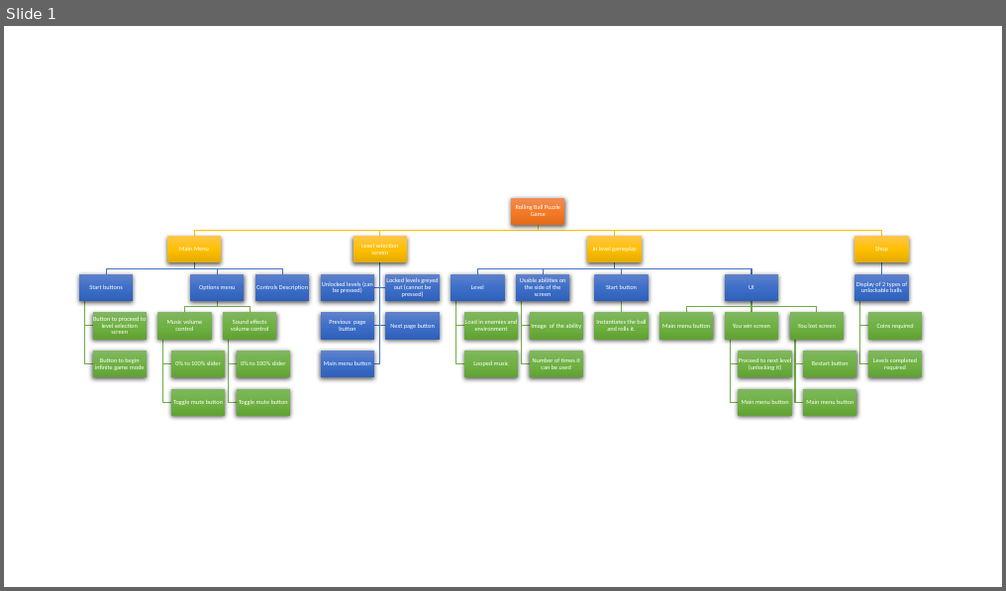
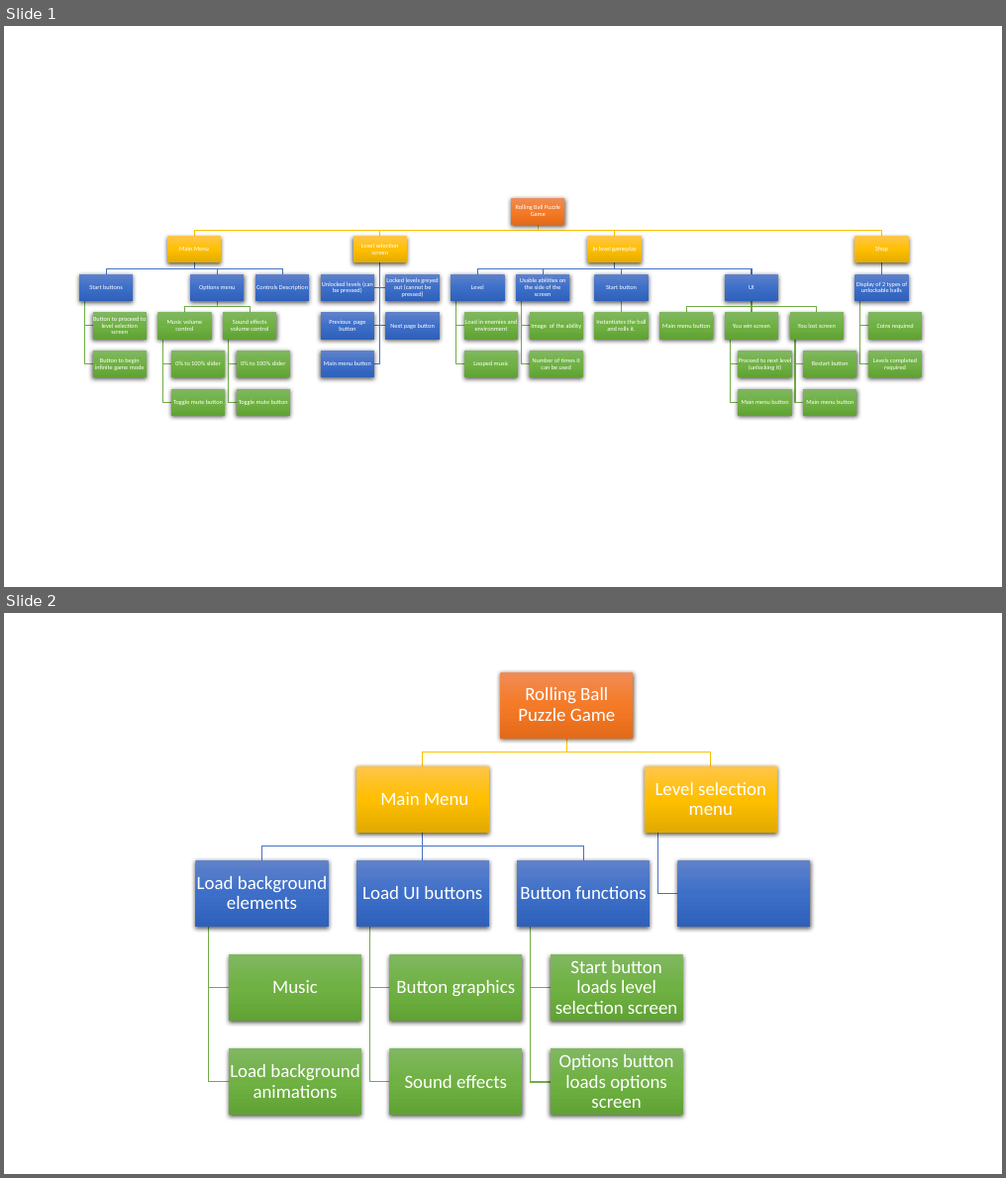
Before and after one commit to bryandissanayaka/nea-project, a slide deck: systems diagram.pptx. Shown one above the other, each under a label of ours: slide 1 before the commit, slides 1 and 2 after it. The pictures are 1006x591 and 1006x1178 pixels, drawn with LibreOffice and Linux fonts; fonts in the diff are those of the drawing. Boxes give left, top, right and bottom in pixels: in the first picture for what was removed or moved away, otherwise in the second. Text is boxed around its words. In the diff, an @@ line names an element or a change of style, - is before the commit and + after.

```diff
--- a/systems diagram.pptx
+++ b/systems diagram.pptx
@@ slide 2 added at box(4, 613, 1002, 1174), background #FFFFFF @@
@@ group added at box(196, 672, 810, 1116): 13 rectangles, 12 freeform shapes, 12 texts @@
+Rolling Ball Puzzle Game
+Main Menu
+Load background elements
+Music
+Load background animations
+Load UI buttons
+Button graphics
+Sound effects
+Button functions
+Start button loads level selection screen
+Options button loads options screen
+Level selection menu
```
Also in this commit, not shown: 1 other file.
